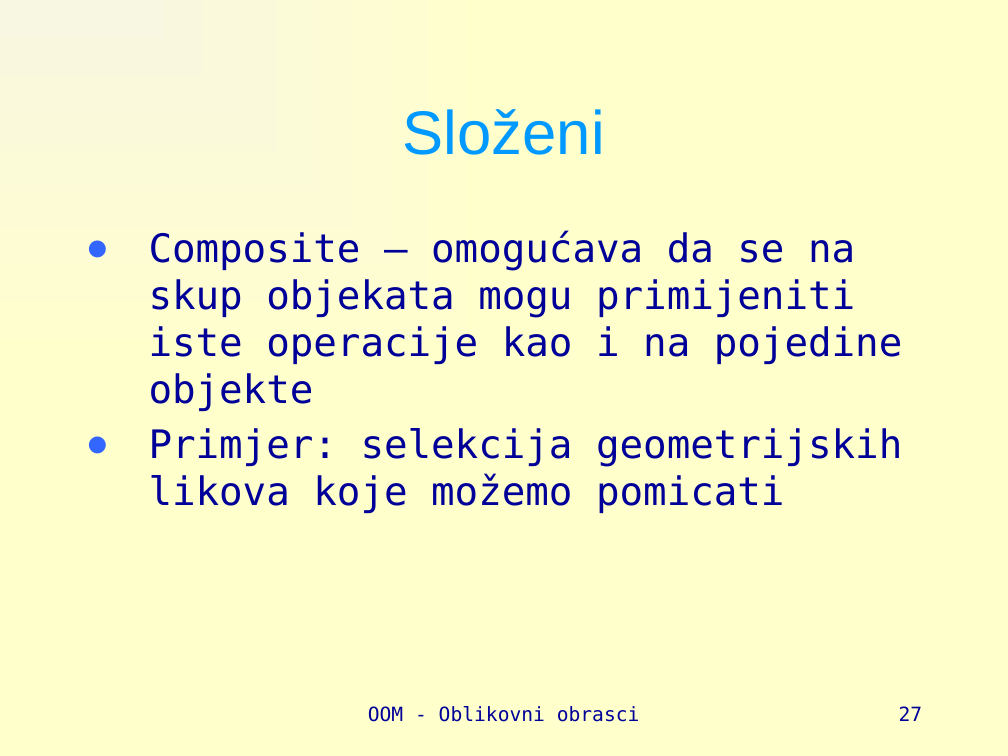
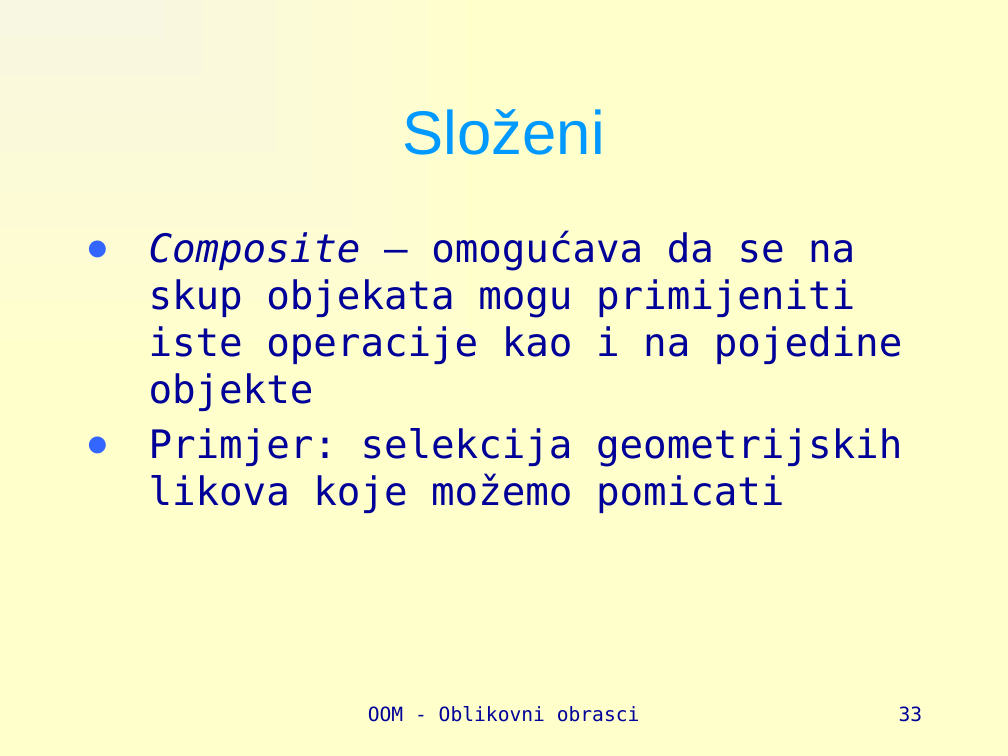
Before and after one commit to vsite-oom/DesignPatterns, a slide deck: slide 33 of docs/Design patterns.pptx (slide 27 before the commit). Drawn at 1008x756 pixels with LibreOffice and Linux fonts; fonts in the diff are those of the drawing. Boxes give left, top, right and bottom in pixels: in the first picture for what was removed or moved away, otherwise in the second. Text is boxed around its words. In the diff, an @@ line names an element or a change of style, - is before the commit and + after.

```diff
--- a/docs/Design patterns.pptx
+++ b/docs/Design patterns.pptx
@@ text at [149,230,903,411]: italic on in "Composite" @@
@@ page number at [899,706,923,722]: text changed @@
-27
+33
```
Also in this commit, not shown: 12 other slides changed, 8 slides added, 19 other files.
